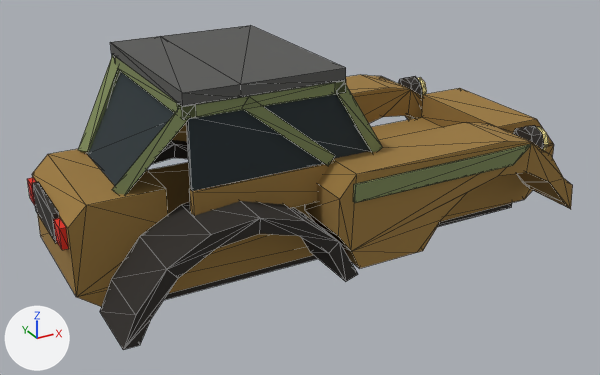
What one commit did to the glTF model game/public/models/base_buggy.glb.
Rendered twice from a 50 mm lens placed at (-2.81, -4.89, 2.33), pointed at (-0.16, -0.07, -0.08). The axes (+X, +Y, +Z) are drawn at lower left. The lights are the same throughout. The picture after the commit comes second. Mesh edges are drawn as thin lines. Vertices at exactly the same position are counted once.

In view in the first picture: 'base_buggy'.
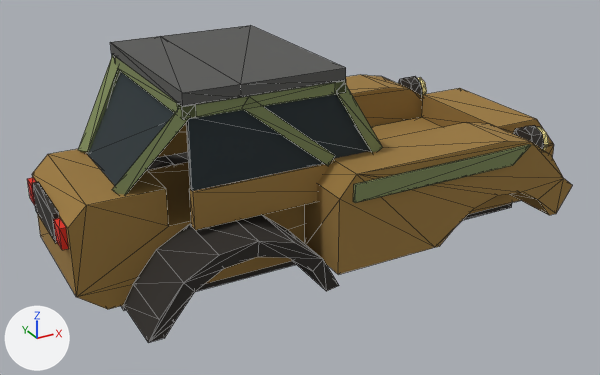
What differs and where, as boxes [x1, y1, x2, y2] in the pictures (600 x 375 px; the box of a moved part takes in the faces that stretch with it):
'base_buggy', reshaped
    before: [27, 25, 573, 350]
    after: [27, 25, 573, 343]
part 1 of me_tub, rebuilt (16% narrower, 14% shorter)
    before: [100, 201, 358, 350]
    after: [123, 215, 339, 343]
part 2 of me_tub, rebuilt
    before: [152, 140, 189, 164]
    after: [147, 152, 189, 170]
part 3 of me_tub, moved or reshaped
    before: [305, 89, 573, 269]
    after: [305, 89, 573, 274]

The change, as a list of edits to the scene's bpy script:
```text
Change me_tub:
    used by ob_base_buggy; location = (0.0, 0.0, 0.0)
    remove me_tub.from_pydata(...)  # 468 vertices, 780 faces; spans x -1.95..1.91, y -0.95..0.95, z -0.51..0.95
    add me_tub.from_pydata(...)  # 460 vertices, 764 faces; spans x -1.95..1.91, y -0.95..0.95, z -0.51..0.95
    me_tub part 1: the loose piece of 32 vertices spanning x -1.78..-0.2, y -0.93..-0.46, z -0.42..0.21 is rebuilt with 32 vertices and now spans x -1.63..-0.34, y -0.93..-0.46, z -0.42..0.06
    me_tub part 2: the loose piece of 32 vertices spanning x -1.78..-0.2, y 0.46..0.93, z -0.42..0.21 is rebuilt with 32 vertices and now spans x -1.63..-0.34, y 0.46..0.93, z -0.42..0.06
    me_tub part 3
    38 vertices are removed from x -0.35..1.42, y -0.93..0.93, z -0.32..0.11
    100 faces are deleted
    4 vertices in x 1.59, y -0.93..0.93, z -0.24 move by (-0.13, 0.0, -0.08)
    4 vertices in x 1.68, y -0.93..0.93, z -0.32 move by (-0.15, 0.0, 0.0)
    2 vertices move from x -0.35, y -0.93..0.49, z -0.05 to x -0.35, y -0.93..0.49, z -0.32
    30 vertices are added at x -0.35..1.32, y -0.93..0.93, z -0.32..-0.04
    84 new faces join them, mat_paint (brown #9c7a3e)
```
